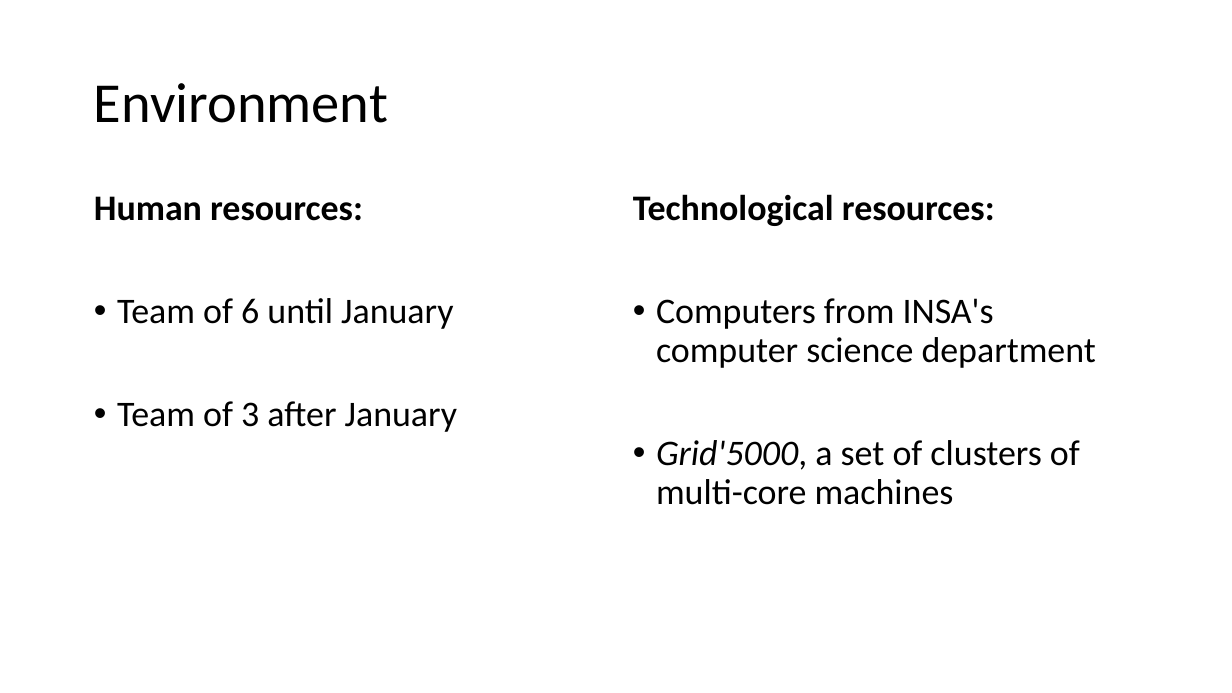
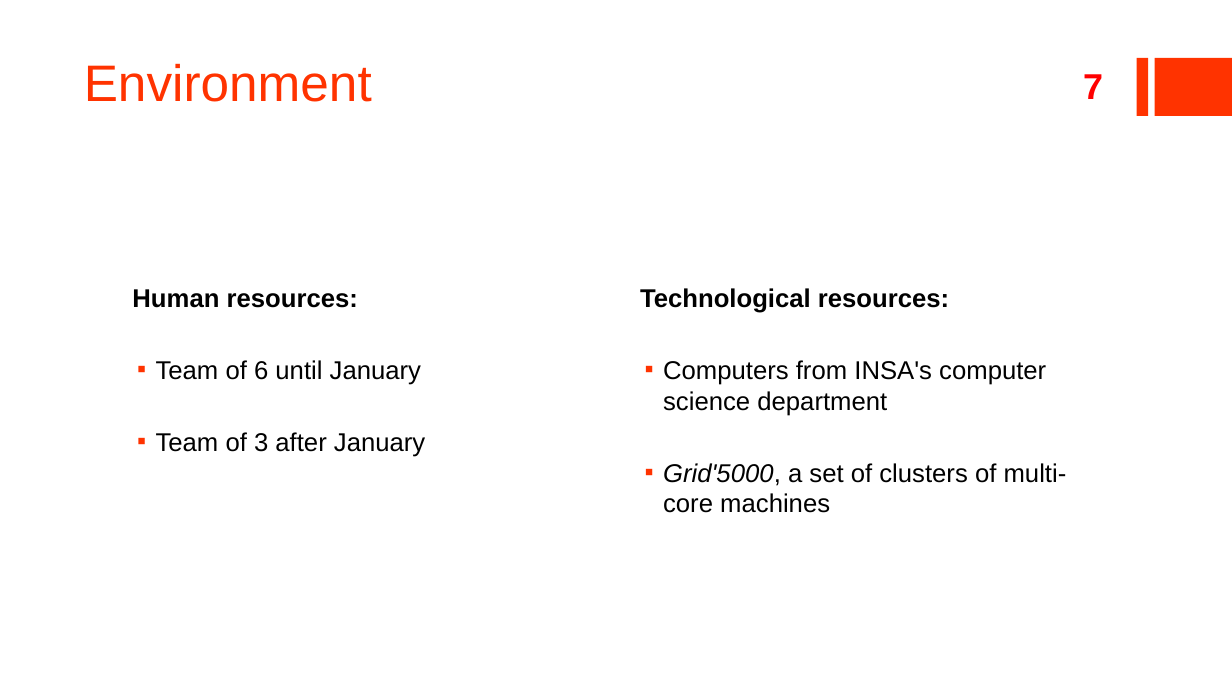
Before and after one commit to ildyria/Arimaa, a slide deck: slide 7 of Docs/Reports/Planning Presentation/V2Planning.pptx (slide 6 before the commit). Drawn at 1232x693 pixels with LibreOffice and Linux fonts; fonts in the diff are those of the drawing. Boxes give left, top, right and bottom in pixels: in the first picture for what was removed or moved away, otherwise in the second. Text is boxed around its words. In the diff, an @@ line names an element or a change of style, - is before the commit and + after.

```diff
--- a/Docs/Reports/Planning Presentation/V2Planning.pptx
+++ b/Docs/Reports/Planning Presentation/V2Planning.pptx
@@ title "Environment": place and size @@
-title "Environment" at box(94, 83, 388, 123)
+title "Environment" at box(84, 63, 372, 102)
@@ title "Environment" at box(84, 63, 372, 102): size 44 to 40 pt, font Calibri to Arial, text colour #000000 to #FF3300; line spacing 0.9 to 1; vertical alignment middle to bottom @@
@@ rectangle added at box(1137, 58, 1149, 116), fill #FF3300 @@
@@ rectangle added at box(1155, 58, 1232, 116), fill #FF3300 @@
@@ page number added at box(1083, 74, 1103, 99), 28 pt, text #FF0000, bold @@
+7
@@ text "Human resources:": place and size @@
-text "Human resources:" at box(94, 196, 457, 432)
+text "Human resources:" at box(132, 289, 425, 457)
@@ text "Human resources:" at box(132, 289, 425, 457): size 28 to 20 pt, font Calibri to Arial; line spacing 0.9 to 1; less space between paragraphs; bullet • to ▪ @@
@@ text "Technological resources:" at box(640, 288, 1067, 513): size 28 to 20 pt, font Calibri to Arial; line spacing 0.9 to 1; less space between paragraphs; bullet • to ▪ @@
@@ text "Technological resources:": place and size @@
-text "Technological resources:" at box(633, 194, 1096, 505)
+text "Technological resources:" at box(640, 288, 1067, 513)
```
Also in this commit, not shown: 9 other slides changed, 2 slides added, 1 slide removed.
